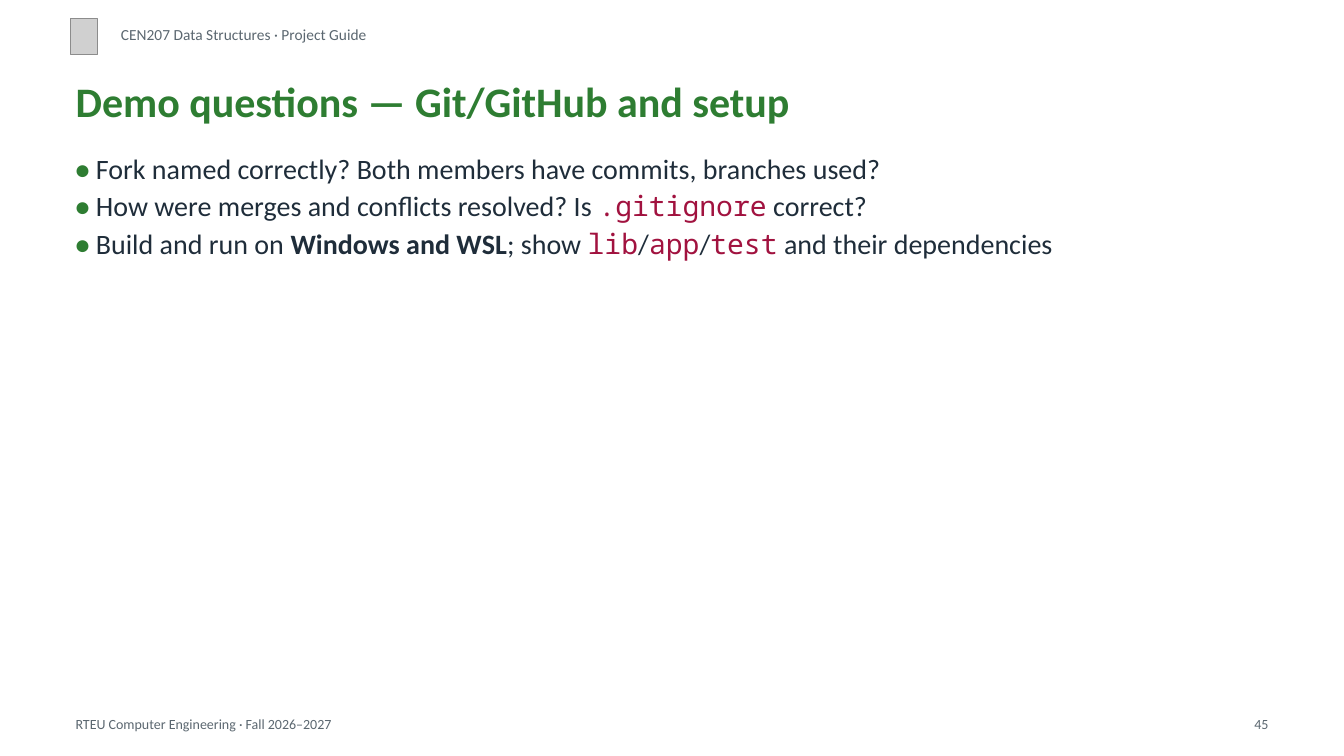
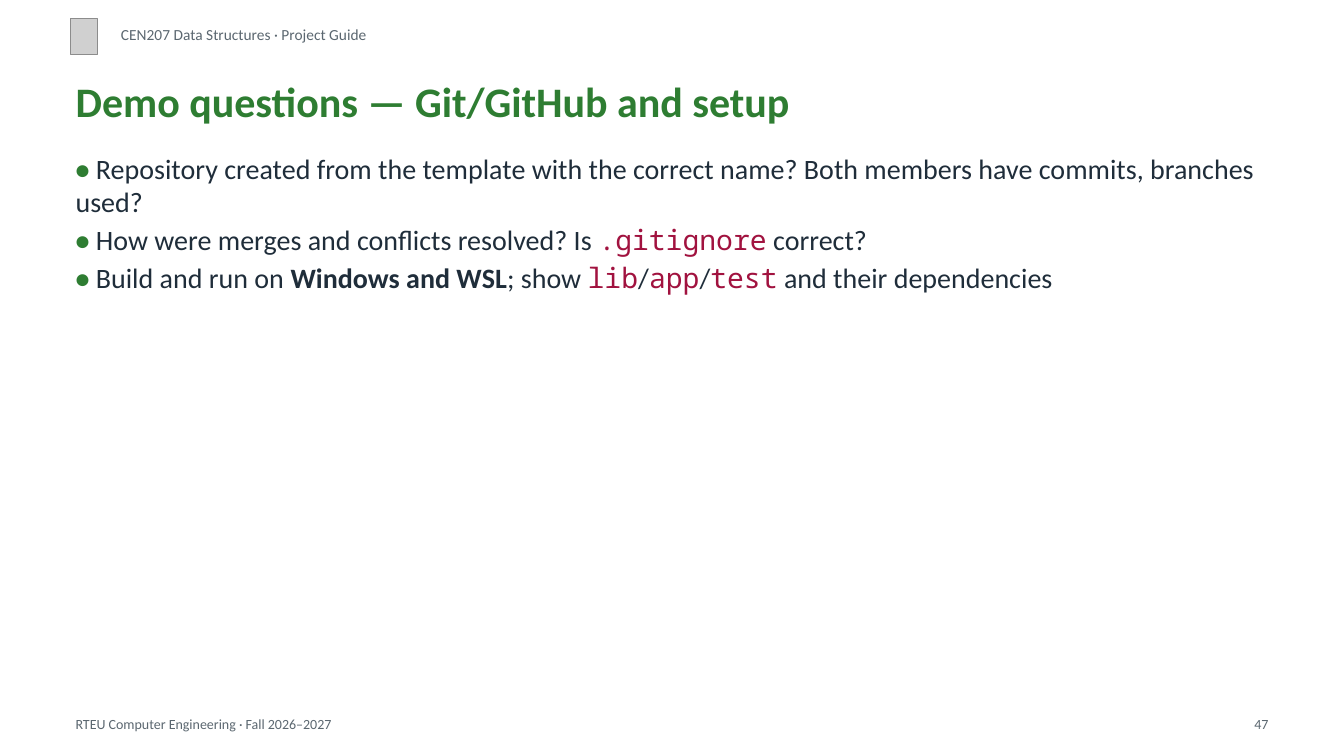
Before and after one commit to ucoruh/ce205-data-structures, a slide deck: slide 47 of docs/project-guide/cen207-project-guide-slides.en.pptx (slide 45 before the commit). Drawn at 1344x756 pixels with LibreOffice and Linux fonts; fonts in the diff are those of the drawing; grey boxes stand for pictures. Boxes give left, top, right and bottom in pixels: in the first picture for what was removed or moved away, otherwise in the second. Text is boxed around its words. In the diff, an @@ line names an element or a change of style, - is before the commit and + after.

Commit message:
Project guide: create repo from template (no fork), show project locally, demo checklist

```diff
--- a/docs/project-guide/cen207-project-guide-slides.en.pptx
+++ b/docs/project-guide/cen207-project-guide-slides.en.pptx
@@ text at box(76, 159, 1254, 213): text changed @@
-• Fork named correctly? Both members have commits, branches used?
+• Repository created from the template with the correct name? Both members have commits, branches used?
@@ text at box(1254, 720, 1268, 729): text changed @@
-45
+47
```
Also in this commit, not shown: 46 other slides changed, 2 slides added, 25 other files.
